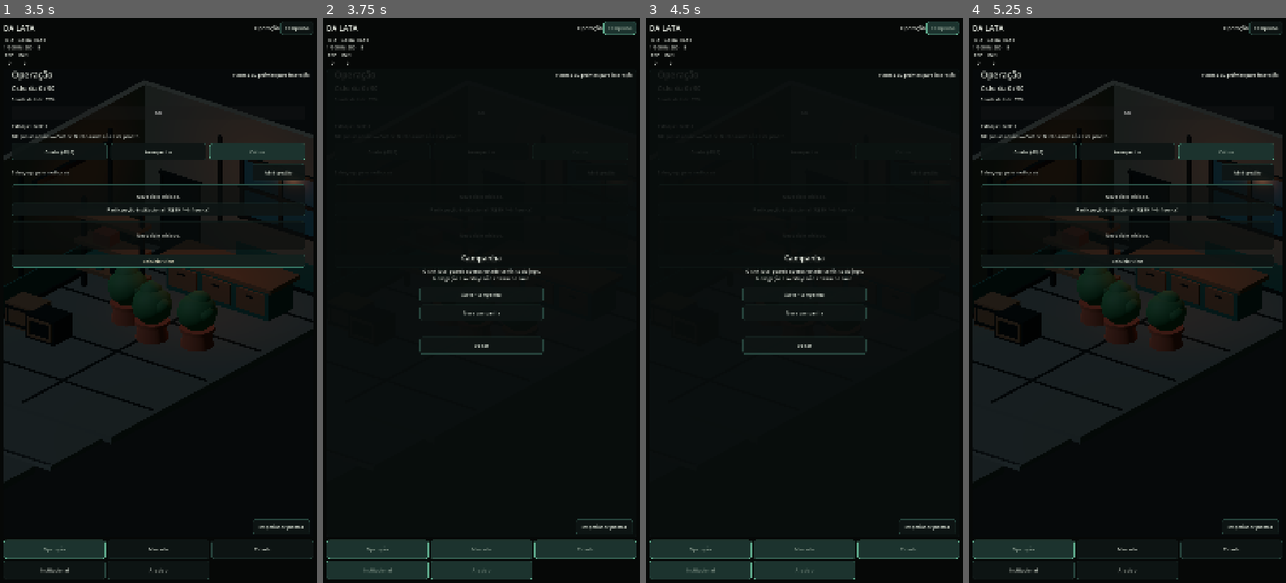
Above: before the commit, frames 1-4 (left to right).
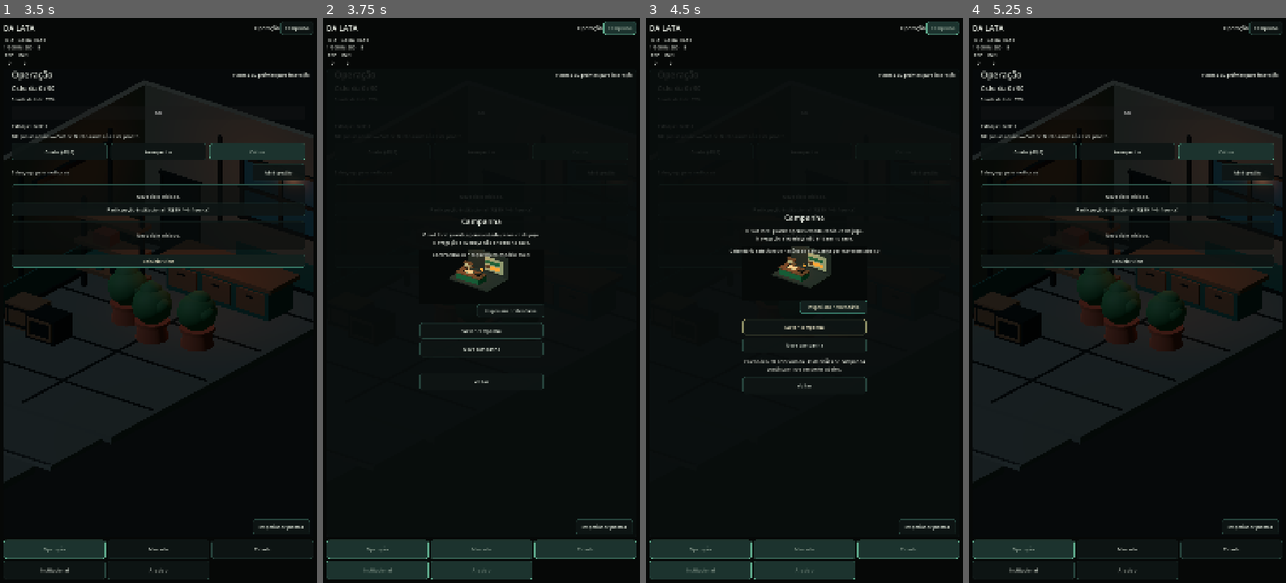
Above: after the commit, the same moments.

Repository: az1nn/growing-rio
Game: Godot game, scene res://scenes/shell/game_shell.tscn
Two runs of this game, one before a commit and one after it. Both use one fixed random seed, a clock stepped at 60 frames per second and the inputs below.
Inputs:
- Up to frame 1 (3.5 s): click "Inspecionar plantas" at 0.5 s; click "Reiniciar ciclo" at 1.25 s; click "Reiniciar ciclo" at 2 s; click "Reiniciar ciclo" at 2.75 s
- Up to frame 2 (3.75 s): click "Campanha" at 3.5 s
- Up to frame 3 (4.5 s): click "Inspecionar plantas" (after the commit: "Inspecionar calendário") at 4.25 s
- Up to frame 4 (5.25 s): click "Voltar" at 5 s

Frame 1 is identical in both runs. In frame 2, 2.2% of the frame differs, in the area x 30-70%, y 35-66%; in frame 3, 2.7%, in the area x 26-74%, y 34-67%; in frame 4, nothing differs.

Commit message:
feat(cena): rebase Campaign 3D onto merged Archive runtime

Diff:
--- a/scenes/shell/game_shell.gd
+++ b/scenes/shell/game_shell.gd
@@ -58,6 +58,7 @@
 @onready var overlay_choices: VBoxContainer = %OverlayChoices
 @onready var overlay_result: Label = %OverlayResult
 @onready var overlay_close_button: Button = %OverlayCloseButton
+@onready var campaign_diorama = %CampaignDiorama
 
 var current_destination := DESTINATION_OPERATION
 var active_overlay_id := ""
@@ -78,6 +79,8 @@
             "city_requested",
             Callable(self, "_on_market_city_requested"),
         )
+    if campaign_diorama.has_signal("object_activated"):
+        campaign_diorama.object_activated.connect(_on_campaign_diorama_object_activated)
     get_viewport().size_changed.connect(_on_viewport_size_changed)
     _refresh_global_status()
     apply_layout_for_size(_current_window_size())
@@ -131,6 +134,7 @@
     _clear_overlay_choices()
     overlay_close_button.visible = true
     overlay_host.visible = true
+    _sync_campaign_diorama_visibility()
     _refresh_nav_state()
     return true
 
@@ -141,6 +145,7 @@
     active_overlay_id = ""
     overlay_requires_resolution = false
     overlay_host.visible = false
+    _sync_campaign_diorama_visibility()
     overlay_result.text = ""
     _clear_overlay_choices()
     if DESTINATION_IDS.has(overlay_return_destination):
@@ -149,6 +154,24 @@
     _apply_destination()
     call_deferred("_refresh_narrative_interruption")
     return true
+
+func _sync_campaign_diorama_visibility() -> void:
+    campaign_diorama.visible = active_overlay_id.begins_with("campaign:")
+
+func _on_campaign_diorama_object_activated(context_id: String, _object_id: String) -> void:
+    if context_id != "campaign" or not active_overlay_id.begins_with("campaign:"):
+        return
+    overlay_result.text = (
+        "Calendário 3D selecionado. As decisões de campanha continuam nos controles abaixo."
+    )
+    call_deferred("_focus_campaign_controls")
+
+func _focus_campaign_controls() -> void:
+    if overlay_choices.get_child_count() == 0:
+        return
+    var first_choice = overlay_choices.get_child(0)
+    if first_choice is Control:
+        first_choice.grab_focus()
 
 func handle_back_request() -> bool:
     if not active_overlay_id.is_empty():
@@ -712,6 +735,9 @@
     var key_event := event as InputEventKey
     if not key_event.pressed or key_event.echo:
         return
+    if key_event.physical_keycode == KEY_C and open_campaign_menu():
+        get_viewport().set_input_as_handled()
+        return
     if handle_destination_shortcut(key_event.physical_keycode):
         get_viewport().set_input_as_handled()
 
--- a/scenes/shell/game_shell.tscn
+++ b/scenes/shell/game_shell.tscn
@@ -7,6 +7,7 @@
 [ext_resource type="PackedScene" path="res://scenes/city/city_surface.tscn" id="5_city"]
 [ext_resource type="PackedScene" path="res://scenes/archive/archive_surface.tscn" id="6_archive"]
 [ext_resource type="Theme" path="res://resources/ui/dalata_theme.tres" id="7_theme"]
+[ext_resource type="PackedScene" path="res://scenes/visual/campaign_diorama.tscn" id="8_campaign"]
 
 [node name="GameShell" type="Control"]
 layout_mode = 3
@@ -245,6 +246,12 @@
 horizontal_alignment = 1
 vertical_alignment = 1
 autowrap_mode = 2
+
+[node name="CampaignDiorama" parent="Margin/Layout/ContentRow/SurfaceHost/OverlayHost/OverlayCenter/OverlayCard" instance=ExtResource("8_campaign")]
+unique_name_in_owner = true
+visible = false
+custom_minimum_size = Vector2(0, 230)
+layout_mode = 2
 
 [node name="OverlayChoices" type="VBoxContainer" parent="Margin/Layout/ContentRow/SurfaceHost/OverlayHost/OverlayCenter/OverlayCard"]
 unique_name_in_owner = true
--- /dev/null
+++ b/scenes/visual/campaign_diorama.gd
@@ -0,0 +1,58 @@
+extends Control
+
+signal object_activated(context_id: String, object_id: String)
+
+@onready var viewport: SubViewport = $ViewportContainer/Viewport
+@onready var interactive_object: Area3D = $ViewportContainer/Viewport/World/CampaignLedgerInteraction
+@onready var ledger: MeshInstance3D = $ViewportContainer/Viewport/World/CampaignDesk/Ledger
+@onready var action_button: Button = $ObjectActionButton
+@onready var interaction_status: Label = $InteractionStatus
+
+var activation_count := 0
+var _pulse_tween: Tween
+var _base_ledger_position := Vector3.ZERO
+
+func _ready() -> void:
+    viewport.physics_object_picking = true
+    action_button.accessibility_name = "Inspecionar calendário da campanha — alternativa ao livro 3D"
+    _base_ledger_position = ledger.position
+
+func activate_primary_object() -> void:
+    activation_count += 1
+    interaction_status.text = "Calendário selecionado • ações da campanha permanecem abaixo"
+    if _pulse_tween != null and _pulse_tween.is_valid():
+        _pulse_tween.kill()
+    ledger.position = _base_ledger_position + Vector3(0.0, 0.10, 0.0)
+    ledger.rotation.y = -0.12
+    _pulse_tween = create_tween()
+    _pulse_tween.set_parallel(true)
+    _pulse_tween.set_trans(Tween.TRANS_BACK)
+    _pulse_tween.set_ease(Tween.EASE_OUT)
+    _pulse_tween.tween_property(ledger, "position", _base_ledger_position, 0.28)
+    _pulse_tween.tween_property(ledger, "rotation:y", 0.0, 0.28)
+    object_activated.emit("campaign", "campaign_ledger")
+
+func has_pointer_interaction() -> bool:
+    return interactive_object.input_ray_pickable and viewport.physics_object_picking
+
+func has_accessible_button_fallback() -> bool:
+    return not action_button.disabled and action_button.visible
+
+func _on_campaign_ledger_input_event(
+    _camera: Node,
+    event: InputEvent,
+    _event_position: Vector3,
+    _normal: Vector3,
+    _shape_idx: int,
+) -> void:
+    if event is InputEventMouseButton:
+        var mouse_event := event as InputEventMouseButton
+        if mouse_event.button_index == MOUSE_BUTTON_LEFT and mouse_event.pressed:
+            activate_primary_object()
+    elif event is InputEventScreenTouch:
+        var touch_event := event as InputEventScreenTouch
+        if touch_event.pressed:
+            activate_primary_object()
+
+func _on_object_action_button_pressed() -> void:
+    activate_primary_object()
--- /dev/null
+++ b/scenes/visual/campaign_diorama.tscn
@@ -0,0 +1,265 @@
+[gd_scene load_steps=11 format=3]
+
+[ext_resource type="Script" path="res://scenes/visual/campaign_diorama.gd" id="1_script"]
+
+[sub_resource type="Environment" id="Environment_campaign"]
+background_mode = 1
+background_color = Color(0.025, 0.035, 0.032, 1)
+ambient_light_source = 2
+ambient_light_color = Color(0.38, 0.44, 0.38, 1)
+ambient_light_energy = 0.82
+ambient_light_sky_contribution = 0.0
+
+[sub_resource type="StandardMaterial3D" id="Mat_floor"]
+albedo_color = Color(0.14, 0.16, 0.145, 1)
+roughness = 0.92
+
+[sub_resource type="StandardMaterial3D" id="Mat_wood"]
+albedo_color = Color(0.40, 0.24, 0.13, 1)
+roughness = 0.78
+
+[sub_resource type="StandardMaterial3D" id="Mat_paper"]
+albedo_color = Color(0.76, 0.72, 0.58, 1)
+roughness = 0.96
+
+[sub_resource type="StandardMaterial3D" id="Mat_green"]
+albedo_color = Color(0.10, 0.43, 0.28, 1)
+roughness = 0.65
+
+[sub_resource type="StandardMaterial3D" id="Mat_metal"]
+albedo_color = Color(0.10, 0.13, 0.12, 1)
+metallic = 0.48
+roughness = 0.50
+
+[sub_resource type="StandardMaterial3D" id="Mat_warm"]
+albedo_color = Color(0.95, 0.55, 0.22, 1)
+emission_enabled = true
+emission = Color(0.90, 0.36, 0.10, 1)
+emission_energy_multiplier = 1.35
+roughness = 0.42
+
+[sub_resource type="BoxMesh" id="Mesh_box"]
+size = Vector3(1, 1, 1)
+
+[sub_resource type="BoxShape3D" id="Shape_ledger"]
+size = Vector3(3.4, 1.2, 2.2)
+
+[sub_resource type="World3D" id="World_campaign"]
+
+[node name="CampaignDiorama" type="Control"]
+custom_minimum_size = Vector2(0, 240)
+layout_mode = 3
+anchors_preset = 15
+anchor_right = 1.0
+anchor_bottom = 1.0
+grow_horizontal = 2
+grow_vertical = 2
+mouse_filter = 2
+script = ExtResource("1_script")
+
+[node name="ViewportContainer" type="SubViewportContainer" parent="."]
+layout_mode = 1
+anchors_preset = 15
+anchor_right = 1.0
+anchor_bottom = 1.0
+offset_bottom = -46.0
+grow_horizontal = 2
+grow_vertical = 2
+mouse_filter = 1
+stretch = true
+
+[node name="Viewport" type="SubViewport" parent="ViewportContainer"]
+size = Vector2i(540, 300)
+render_target_update_mode = 4
+own_world_3d = true
+world_3d = SubResource("World_campaign")
+physics_object_picking = true
+handle_input_locally = false
+gui_disable_input = false
+
+[node name="World" type="Node3D" parent="ViewportContainer/Viewport"]
+
+[node name="WorldEnvironment" type="WorldEnvironment" parent="ViewportContainer/Viewport/World"]
+environment = SubResource("Environment_campaign")
+
+[node name="Camera3D" type="Camera3D" parent="ViewportContainer/Viewport/World"]
+position = Vector3(7.4, 6.1, 9.2)
+rotation = Vector3(-0.47, 0.64, 0)
+projection = 1
+size = 9.0
+near = 0.1
+far = 42.0
+current = true
+
+[node name="KeyLight" type="DirectionalLight3D" parent="ViewportContainer/Viewport/World"]
+rotation = Vector3(-0.88, -0.55, 0)
+light_color = Color(0.78, 0.88, 0.80, 1)
+light_energy = 1.25
+shadow_enabled = false
+
+[node name="DeskLamp" type="OmniLight3D" parent="ViewportContainer/Viewport/World"]
+position = Vector3(-1.5, 3.1, 1.0)
+light_color = Color(1, 0.61, 0.31, 1)
+light_energy = 1.8
+omni_range = 6.0
+shadow_enabled = false
+
+[node name="Room" type="Node3D" parent="ViewportContainer/Viewport/World"]
+
+[node name="Floor" type="MeshInstance3D" parent="ViewportContainer/Viewport/World/Room"]
+position = Vector3(0, -0.15, 0)
+scale = Vector3(8.2, 0.25, 5.8)
+material_override = SubResource("Mat_floor")
+mesh = SubResource("Mesh_box")
+
+[node name="BackWall" type="MeshInstance3D" parent="ViewportContainer/Viewport/World/Room"]
+position = Vector3(0, 1.8, -2.75)
+scale = Vector3(8.2, 3.8, 0.22)
+material_override = SubResource("Mat_floor")
+mesh = SubResource("Mesh_box")
+
+[node name="CampaignDesk" type="Node3D" parent="ViewportContainer/Viewport/World"]
+
+[node name="DeskBody" type="MeshInstance3D" parent="ViewportContainer/Viewport/World/CampaignDesk"]
+position = Vector3(-0.7, 0.52, 1.2)
+scale = Vector3(4.7, 1.0, 2.0)
+material_override = SubResource("Mat_green")
+mesh = SubResource("Mesh_box")
+
+[node name="DeskTop" type="MeshInstance3D" parent="ViewportContainer/Viewport/World/CampaignDesk"]
+position = Vector3(-0.7, 1.12, 1.2)
+scale = Vector3(5.0, 0.16, 2.2)
+material_override = SubResource("Mat_wood")
+mesh = SubResource("Mesh_box")
+
+[node name="Ledger" type="MeshInstance3D" parent="ViewportContainer/Viewport/World/CampaignDesk"]
+position = Vector3(-1.2, 1.30, 1.05)
+rotation = Vector3(0, -0.08, 0)
+scale = Vector3(1.65, 0.09, 1.08)
+material_override = SubResource("Mat_paper")
+mesh = SubResource("Mesh_box")
+
+[node name="LedgerSpine" type="MeshInstance3D" parent="ViewportContainer/Viewport/World/CampaignDesk"]
+position = Vector3(-1.98, 1.39, 1.05)
+scale = Vector3(0.12, 0.12, 1.08)
+material_override = SubResource("Mat_metal")
+mesh = SubResource("Mesh_box")
+
+[node name="SaveSlotBlock" type="MeshInstance3D" parent="ViewportContainer/Viewport/World/CampaignDesk"]
+position = Vector3(0.75, 1.34, 1.20)
+scale = Vector3(0.78, 0.20, 0.72)
+material_override = SubResource("Mat_metal")
+mesh = SubResource("Mesh_box")
+
+[node name="LampStem" type="MeshInstance3D" parent="ViewportContainer/Viewport/World/CampaignDesk"]
+position = Vector3(1.48, 1.78, 0.92)
+scale = Vector3(0.08, 1.15, 0.08)
+material_override = SubResource("Mat_metal")
+mesh = SubResource("Mesh_box")
+
+[node name="LampHead" type="MeshInstance3D" parent="ViewportContainer/Viewport/World/CampaignDesk"]
+position = Vector3(1.20, 2.34, 0.92)
+rotation = Vector3(0, 0, -0.20)
+scale = Vector3(0.68, 0.13, 0.36)
+material_override = SubResource("Mat_warm")
+mesh = SubResource("Mesh_box")
+
+[node name="CalendarWall" type="Node3D" parent="ViewportContainer/Viewport/World"]
+
+[node name="CalendarBoard" type="MeshInstance3D" parent="ViewportContainer/Viewport/World/CalendarWall"]
+position = Vector3(1.35, 1.70, -2.48)
+scale = Vector3(3.7, 2.45, 0.16)
+material_override = SubResource("Mat_paper")
+mesh = SubResource("Mesh_box")
+
+[node name="MonthQ1" type="MeshInstance3D" parent="ViewportContainer/Viewport/World/CalendarWall"]
+position = Vector3(0.15, 2.15, -2.29)
+scale = Vector3(0.85, 0.55, 0.08)
+material_override = SubResource("Mat_green")
+mesh = SubResource("Mesh_box")
+
+[node name="MonthQ2" type="MeshInstance3D" parent="ViewportContainer/Viewport/World/CalendarWall"]
+position = Vector3(1.20, 2.15, -2.29)
+scale = Vector3(0.85, 0.55, 0.08)
+material_override = SubResource("Mat_green")
+mesh = SubResource("Mesh_box")
+
+[node name="MonthQ3" type="MeshInstance3D" parent="ViewportContainer/Viewport/World/CalendarWall"]
+position = Vector3(2.25, 2.15, -2.29)
+scale = Vector3(0.85, 0.55, 0.08)
+material_override = SubResource("Mat_green")
+mesh = SubResource("Mesh_box")
+
+[node name="MonthQ4" type="MeshInstance3D" parent="ViewportContainer/Viewport/World/CalendarWall"]
+position = Vector3(0.15, 1.25, -2.29)
+scale = Vector3(0.85, 0.55, 0.08)
+material_override = SubResource("Mat_wood")
+mesh = SubResource("Mesh_box")
+
+[node name="YearMarker" type="MeshInstance3D" parent="ViewportContainer/Viewport/World/CalendarWall"]
+position = Vector3(1.72, 1.25, -2.29)
+scale = Vector3(2.00, 0.55, 0.08)
+material_override = SubResource("Mat_warm")
+mesh = SubResource("Mesh_box")
+
+[node name="ArchiveShelf" type="Node3D" parent="ViewportContainer/Viewport/World"]
+
+[node name="ShelfA" type="MeshInstance3D" parent="ViewportContainer/Viewport/World/ArchiveShelf"]
+position = Vector3(-3.0, 0.72, -1.15)
+scale = Vector3(1.8, 0.10, 0.72)
+material_override = SubResource("Mat_wood")
+mesh = SubResource("Mesh_box")
+
+[node name="ShelfB" type="MeshInstance3D" parent="ViewportContainer/Viewport/World/ArchiveShelf"]
+position = Vector3(-3.0, 1.48, -1.15)
+scale = Vector3(1.8, 0.10, 0.72)
+material_override = SubResource("Mat_wood")
+mesh = SubResource("Mesh_box")
+
+[node name="FileBoxA" type="MeshInstance3D" parent="ViewportContainer/Viewport/World/ArchiveShelf"]
+position = Vector3(-3.25, 1.02, -1.05)
+scale = Vector3(0.56, 0.48, 0.48)
+material_override = SubResource("Mat_paper")
+mesh = SubResource("Mesh_box")
+
+[node name="FileBoxB" type="MeshInstance3D" parent="ViewportContainer/Viewport/World/ArchiveShelf"]
+position = Vector3(-2.60, 1.02, -1.05)
+scale = Vector3(0.50, 0.48, 0.48)
+material_override = SubResource("Mat_paper")
+mesh = SubResource("Mesh_box")
+
+[node name="CampaignLedgerInteraction" type="Area3D" parent="ViewportContainer/Viewport/World"]
+position = Vector3(-1.2, 1.32, 1.05)
+input_ray_pickable = true
+collision_layer = 1
+collision_mask = 1
+
+[node name="CollisionShape3D" type="CollisionShape3D" parent="ViewportContainer/Viewport/World/CampaignLedgerInteraction"]
+shape = SubResource("Shape_ledger")
+
+[node name="InteractionStatus" type="Label" parent="."]
+z_index = 20
+layout_mode = 1
+anchor_left = 0.03
+anchor_top = 0.01
+anchor_right = 0.97
+anchor_bottom = 0.11
+grow_horizontal = 2
+mouse_filter = 2
+text = "CAMPANHA 3D • toque no calendário anual"
+horizontal_alignment = 1
+
+[node name="ObjectActionButton" type="Button" parent="."]
+z_index = 20
+custom_minimum_size = Vector2(230, 44)
+layout_mode = 1
+anchor_left = 0.50
+anchor_top = 0.80
+anchor_right = 0.97
+anchor_bottom = 0.98
+grow_horizontal = 2
+grow_vertical = 2
+text = "Inspecionar calendário"
+
+[connection signal="input_event" from="ViewportContainer/Viewport/World/CampaignLedgerInteraction" to="." method="_on_campaign_ledger_input_event"]
+[connection signal="pressed" from="ObjectActionButton" to="." method="_on_object_action_button_pressed"]
--- /dev/null
+++ b/tests/campaign_3d_diorama_test.gd
@@ -0,0 +1,82 @@
+extends SceneTree
+
+const CAMPAIGN_DIORAMA := preload("res://scenes/visual/campaign_diorama.tscn")
+
+var _activation_context := ""
+var _activation_object := ""
+
+func _init() -> void:
+    call_deferred("_run")
+
+func _run() -> void:
+    var scene = CAMPAIGN_DIORAMA.instantiate()
+    root.add_child(scene)
+    await process_frame
+
+    var required_paths := [
+        "ViewportContainer/Viewport/World/Camera3D",
+        "ViewportContainer/Viewport/World/WorldEnvironment",
+        "ViewportContainer/Viewport/World/KeyLight",
+        "ViewportContainer/Viewport/World/DeskLamp",
+        "ViewportContainer/Viewport/World/CampaignDesk/Ledger",
+        "ViewportContainer/Viewport/World/CalendarWall/CalendarBoard",
+        "ViewportContainer/Viewport/World/CampaignLedgerInteraction/CollisionShape3D",
+        "ObjectActionButton",
+    ]
+    for path in required_paths:
+        if scene.get_node_or_null(path) == null:
+            _fail("CENA-014 Campaign diorama missing required node: %s" % path)
+            return
+
+    if not scene.has_pointer_interaction():
+        _fail("CENA-014 Campaign diorama lost pointer/touch picking.")
+        return
+    if not scene.has_accessible_button_fallback():
+        _fail("CENA-014 Campaign diorama lost accessible button fallback.")
+        return
+
+    var source := FileAccess.get_file_as_string("res://scenes/visual/campaign_diorama.gd")
+    for forbidden in [
+        "/root/GameState",
+        "campaign_flow",
+        "save_campaign(",
+        "load_campaign(",
+        "new_campaign(",
+        "advance_day(",
+        "reset",
+        "narrative_flags",
+        "inventory",
+        "rng",
+    ]:
+        if source.contains(forbidden):
+            _fail("CENA-014 presentation-only diorama gained forbidden domain reference: %s" % forbidden)
+            return
+
+    scene.object_activated.connect(_on_object_activated)
+    scene.activate_primary_object()
+    await process_frame
+    if _activation_context != "campaign" or _activation_object != "campaign_ledger":
+        _fail("CENA-014 interaction did not emit campaign/campaign_ledger.")
+        return
+
+    var mesh_count := _count_nodes_by_class(scene, "MeshInstance3D")
+    if mesh_count < 18:
+        _fail("CENA-014 Campaign composition regressed below authored geometry floor: %d meshes." % mesh_count)
+        return
+
+    print("CAMPAIGN 3D DIORAMA TEST PASSED: %d MeshInstance3D nodes" % mesh_count)
+    quit(0)
+
+func _count_nodes_by_class(node: Node, type_name: String) -> int:
+    var total := 1 if node.is_class(type_name) else 0
+    for child in node.get_children():
+        total += _count_nodes_by_class(child, type_name)
+    return total
+
+func _on_object_activated(context_id: String, object_id: String) -> void:
+    _activation_context = context_id
+    _activation_object = object_id
+
+func _fail(message: String) -> void:
+    push_error(message)
+    quit(1)
--- a/tests/game_shell_navigation_test.gd
+++ b/tests/game_shell_navigation_test.gd
@@ -45,6 +45,28 @@
         if game_state.create_save_data() != canonical_before:
             _fail("Top-level navigation mutated canonical campaign state or RNG.")
             return
+
+    if not shell.open_campaign_menu():
+        _fail("Campaign menu could not open from the shell.")
+        return
+    if shell.active_overlay_id != "campaign:menu":
+        _fail("Campaign menu did not own the shell overlay.")
+        return
+    var campaign_diorama = shell.get_node("%CampaignDiorama")
+    if not campaign_diorama.visible:
+        _fail("Campaign 3D diorama is not visible inside the campaign overlay.")
+        return
+    campaign_diorama.activate_primary_object()
+    await process_frame
+    if shell.get_node("%OverlayResult").text.find("Calendário 3D") == -1:
+        _fail("Campaign 3D activation did not route to existing campaign controls.")
+        return
+    if game_state.create_save_data() != canonical_before:
+        _fail("Campaign 3D presentation mutated canonical campaign state or RNG.")
+        return
+    if not shell.close_overlay():
+        _fail("Campaign menu could not return to the prior surface.")
+        return
 
     if shell.navigate_to("not-a-destination"):
         _fail("Shell accepted an unknown destination ID.")
Not shown: 1 places in scenes/shell/game_shell.tscn that only renumber resources
Not shown, changed: .github/workflows/visual-acceptance.yml
Not shown, changed: specs/cena-014-campaign-godot-3d/tasks.md
